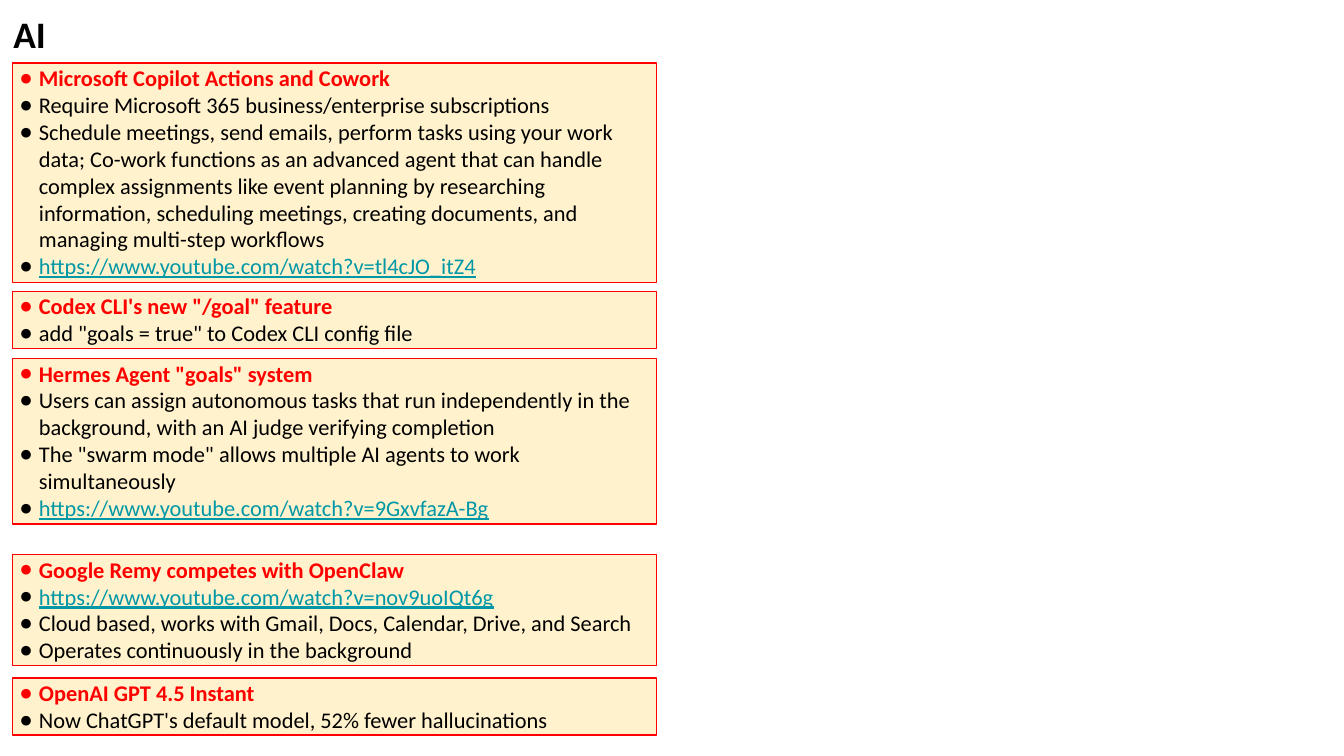
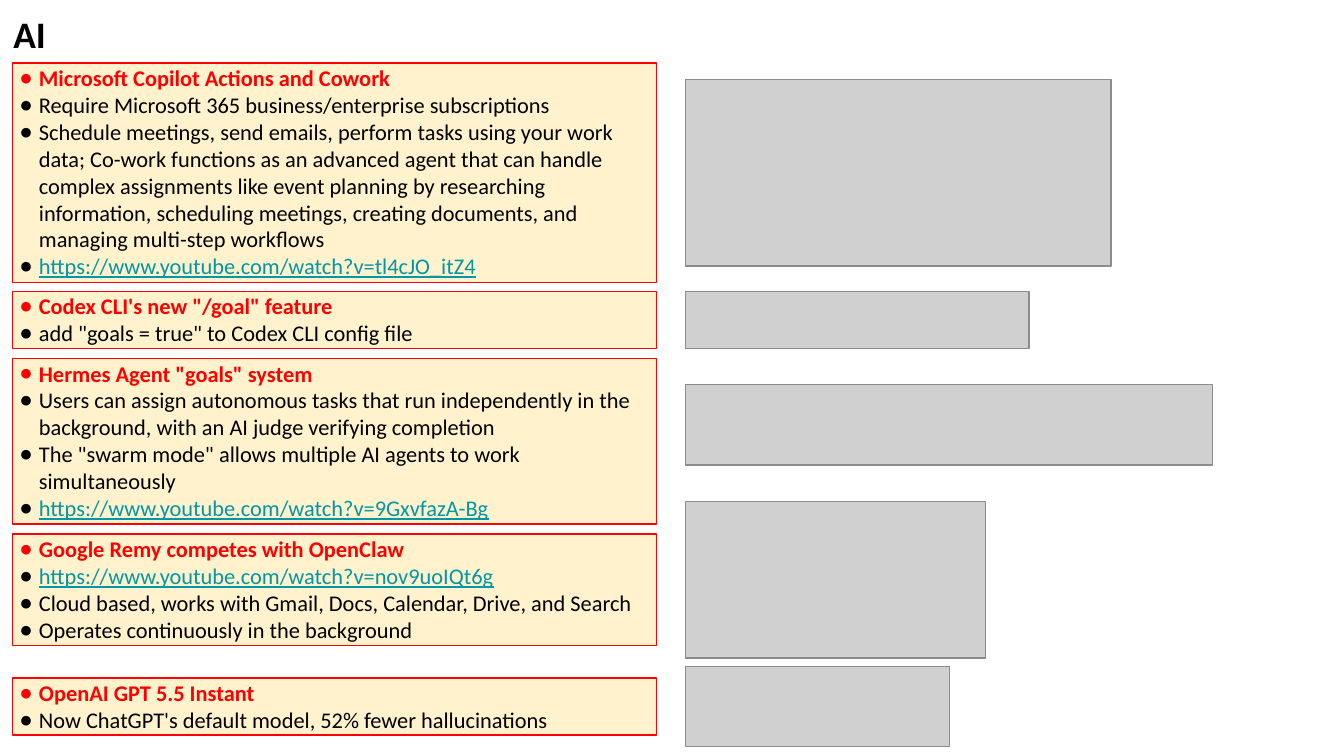
Before and after one commit to lselector/seminar, a slide deck: slide 19 of 2026/2026-05-08-AI-Updates.pptx (slide 16 before the commit). Drawn at 1344x756 pixels with LibreOffice and Linux fonts; fonts in the diff are those of the drawing; grey boxes stand for pictures. Boxes give left, top, right and bottom in pixels: in the first picture for what was removed or moved away, otherwise in the second. Text is boxed around its words. In the diff, an @@ line names an element or a change of style, - is before the commit and + after.

```diff
--- a/2026/2026-05-08-AI-Updates.pptx
+++ b/2026/2026-05-08-AI-Updates.pptx
@@ picture added at [685, 79, 1110, 266] @@
@@ picture added at [685, 292, 1030, 348] @@
@@ picture added at [685, 384, 1212, 465] @@
@@ picture added at [685, 501, 985, 659] @@
@@ rectangle "Google Remy competes with OpenClaw": place and size @@
-rectangle "Google Remy competes with OpenClaw" at [12, 555, 656, 667]
+rectangle "Google Remy competes with OpenClaw" at [12, 534, 656, 645]
@@ text in rectangle at [39, 686, 255, 705]: text changed @@
-● OpenAI GPT 4.5 Instant
+● OpenAI GPT 5.5 Instant
@@ picture added at [685, 667, 949, 747] @@
```
Also in this commit, not shown: 11 other slides changed, 3 slides added.
